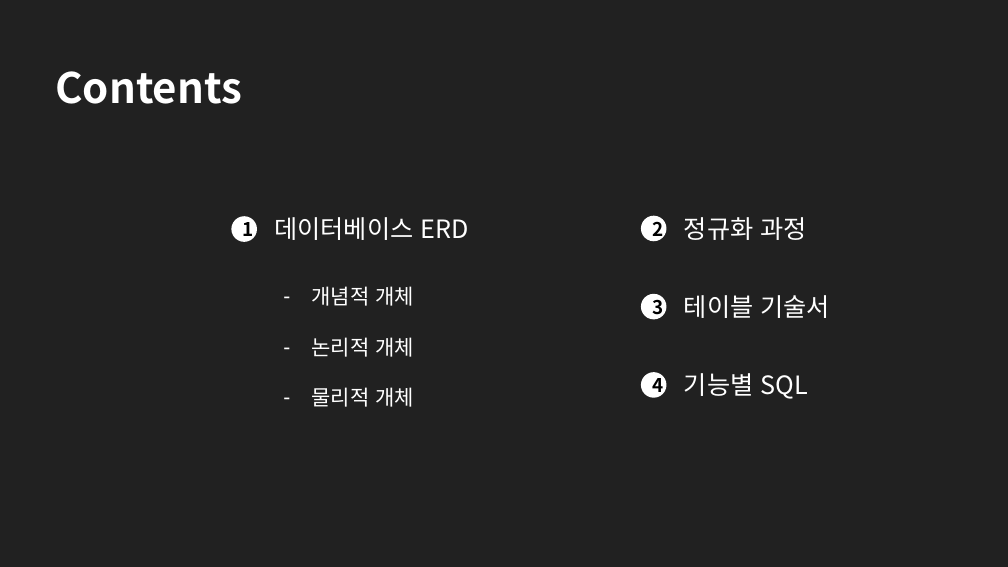
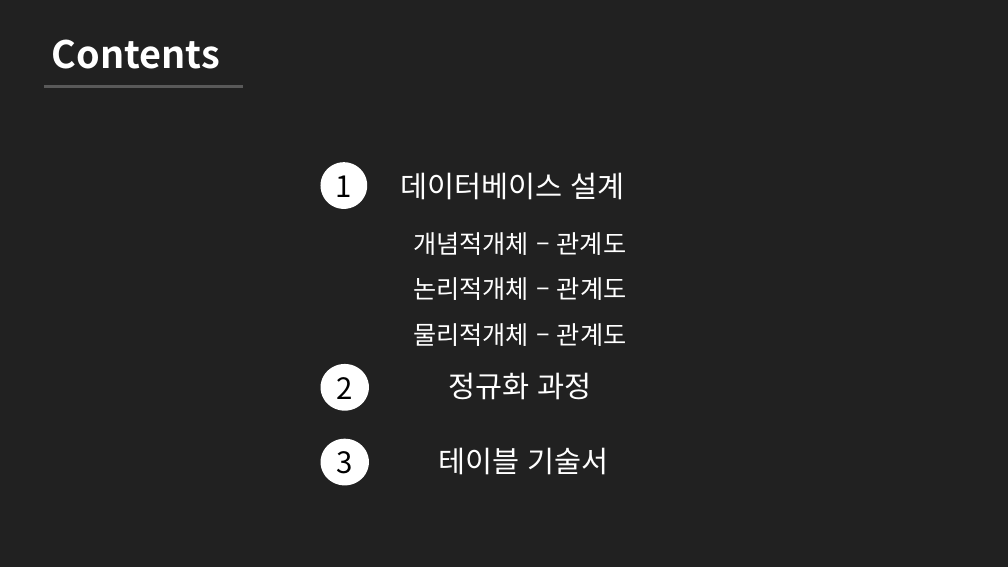
Before and after one commit to me0768/KHFinalProject, a slide deck: slide 2 of 보고서/DataBase설계서_Final_Project.pptx. Drawn at 1008x567 pixels with LibreOffice and Linux fonts; fonts in the diff are those of the drawing. Boxes give left, top, right and bottom in pixels: in the first picture for what was removed or moved away, otherwise in the second. Text is boxed around its words. In the diff, an @@ line names an element or a change of style, - is before the commit and + after.

```diff
--- a/보고서/DataBase설계서_Final_Project.pptx
+++ b/보고서/DataBase설계서_Final_Project.pptx
@@ text "Contents": place and size @@
-text "Contents" at (55, 71, 242, 104)
+text "Contents" at (52, 39, 220, 69)
@@ text "Contents" at (52, 39, 220, 69): size 40 to 36 pt; alignment centre to left @@
@@ line added from (45, 87) to (243, 87), #595959 2.75 pt @@
@@ ellipse "1": place and size @@
-ellipse "1" at (231, 216, 257, 242)
+ellipse "1" at (321, 163, 368, 209)
@@ text at (401, 172, 625, 200): text changed; size 24 to 28 pt @@
-데이터베이스 ERD
+데이터베이스 설계
@@ text at (413, 232, 627, 346): text changed; size 20 to 24 pt @@
-– 개념적 개체
-– 논리적 개체
-– 물리적 개체
+개념적개체 – 관계도
+논리적개체 – 관계도
+물리적개체 – 관계도
@@ ellipse "2": place and size @@
-ellipse "2" at (641, 216, 667, 241)
+ellipse "2" at (321, 364, 369, 411)
@@ text "정규화 과정": place and size @@
-text "정규화 과정" at (684, 217, 806, 240)
+text "정규화 과정" at (448, 372, 591, 400)
@@ text "정규화 과정" at (448, 372, 591, 400): size 24 to 28 pt; alignment left to centre @@
@@ ellipse removed at (641, 372, 667, 398) @@
-4
@@ text removed at (684, 373, 807, 399) @@
-기능별 SQL
@@ size 18 to 28 pt, bold off in 3 elements at (321, 163, 368, 209), (321, 364, 369, 411), (321, 439, 369, 485) @@
@@ ellipse "3": place and size @@
-ellipse "3" at (641, 294, 667, 320)
+ellipse "3" at (321, 439, 369, 485)
@@ text "테이블 기술서": place and size @@
-text "테이블 기술서" at (684, 295, 830, 318)
+text "테이블 기술서" at (439, 447, 609, 475)
@@ text "테이블 기술서" at (439, 447, 609, 475): size 24 to 28 pt @@
```
Also in this commit, not shown: 27 other slides changed, 17 slides removed, 26 other files.
